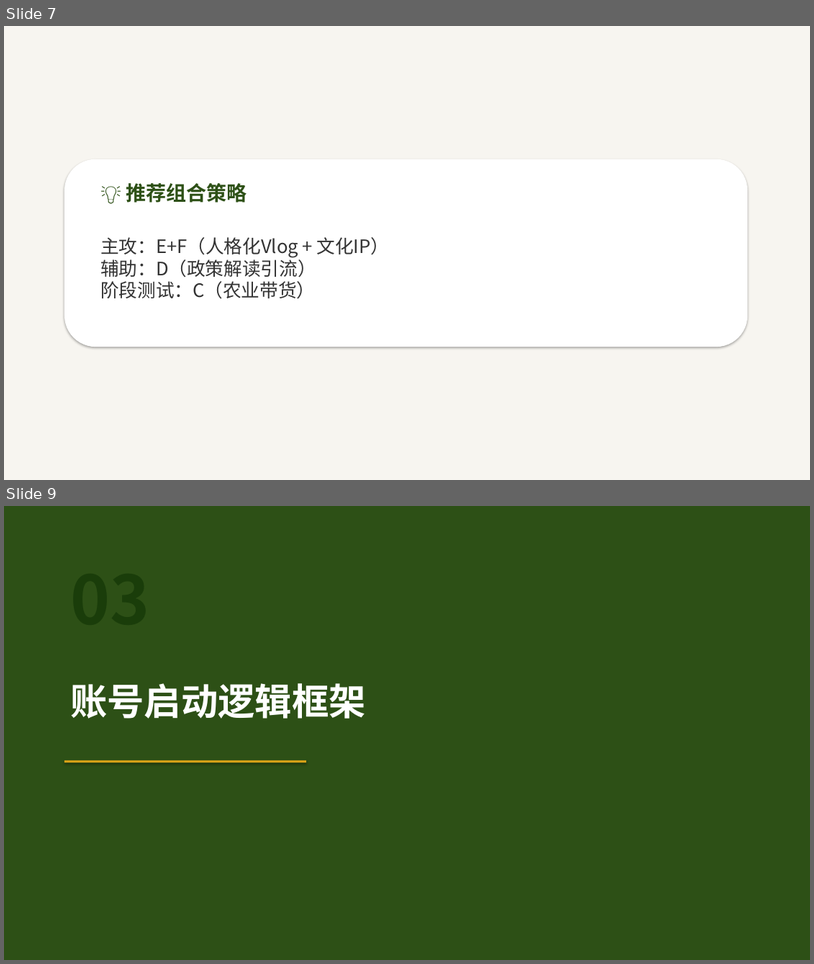
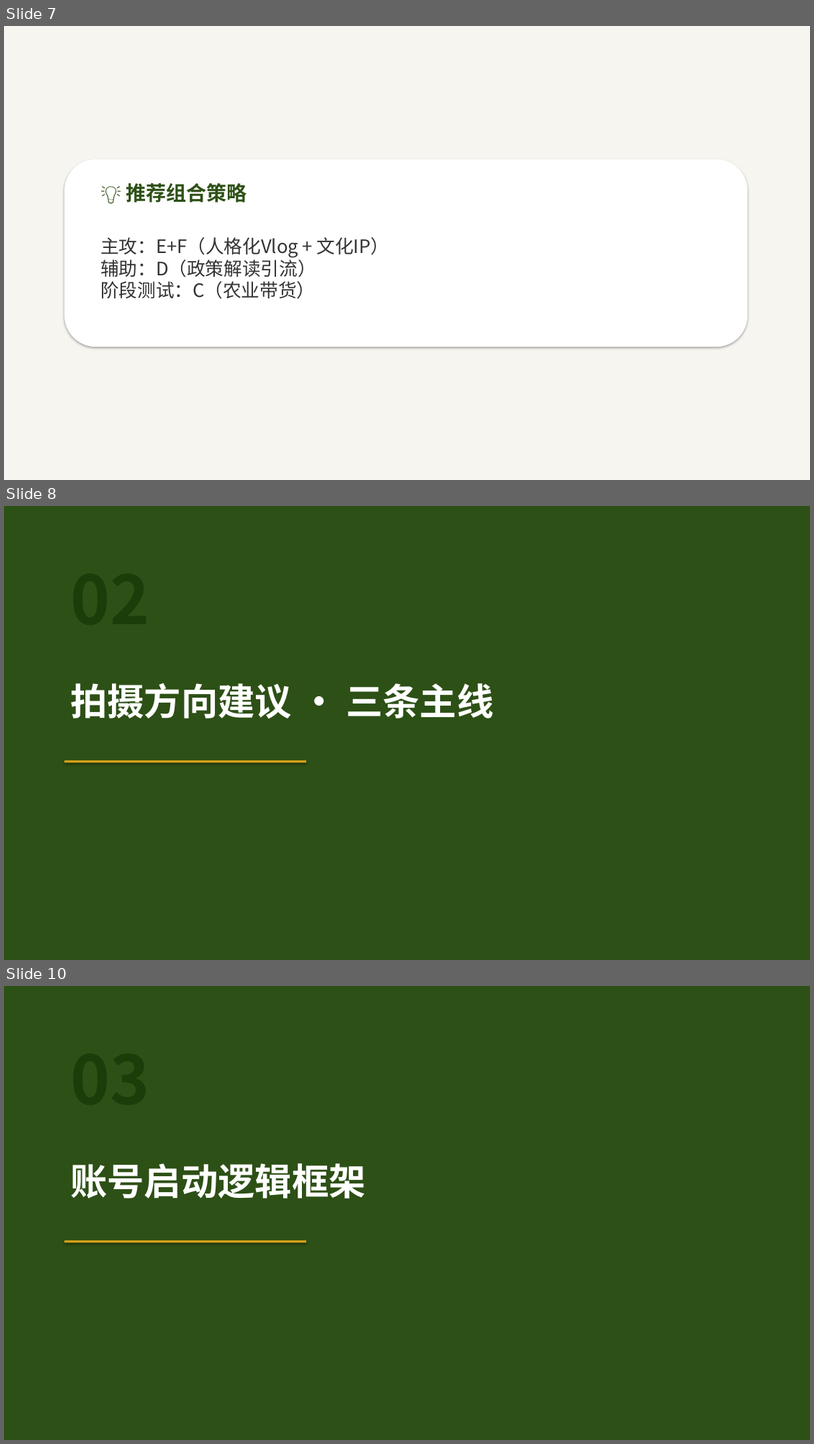
Before and after one commit to 975801846-star/workspace-outputs, a slide deck: tunjunying/PPT_内部讨论版_v4.pptx. Shown one above the other, each under a label of ours: slides 7 and 9 before the commit, slides 7, 8 and 10 after it; the slides between them are not shown. The pictures are 814x964 and 814x1444 pixels, drawn with LibreOffice and Linux fonts; fonts in the diff are those of the drawing. Boxes give left, top, right and bottom in pixels: in the first picture for what was removed or moved away, otherwise in the second. Text is boxed around its words. In the diff, an @@ line names an element or a change of style, - is before the commit and + after.

Commit message:
v4 fix: 修复第8页内容重叠bug

```diff
--- a/tunjunying/PPT_内部讨论版_v4.pptx
+++ b/tunjunying/PPT_内部讨论版_v4.pptx
@@ slide 8 added at <box>4,506,810,960</box>, background #2D5016 @@
@@ text added at <box>70,683,494,718</box>, 44 pt, text #FFFFFF, bold @@
+拍摄方向建议 · 三条主线
@@ rectangle added at <box>64,760,306,762</box>, fill #D4A017 @@
@@ what was slide 9 is now slide 10 @@
```
Also in this commit, not shown: 1 slide changed.
